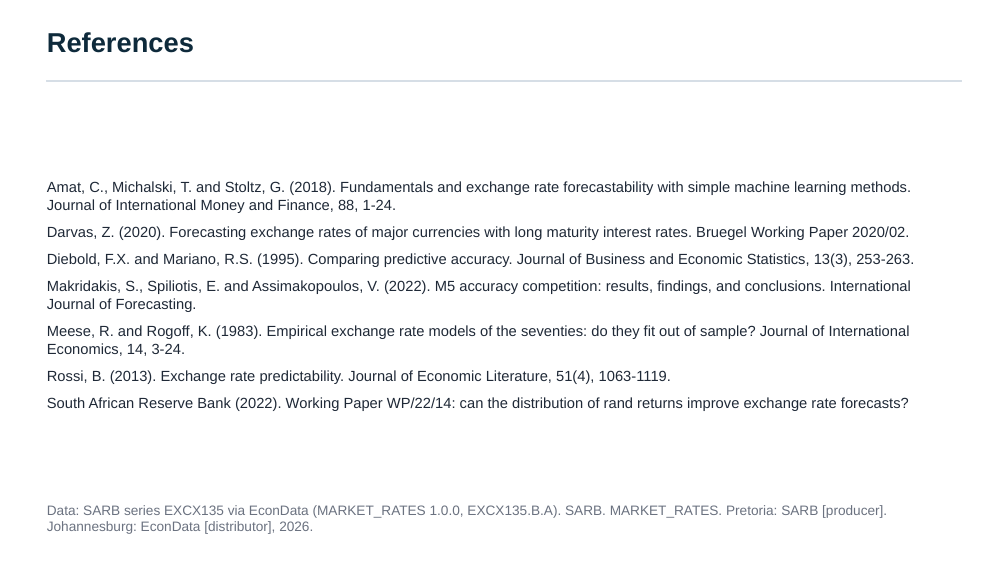
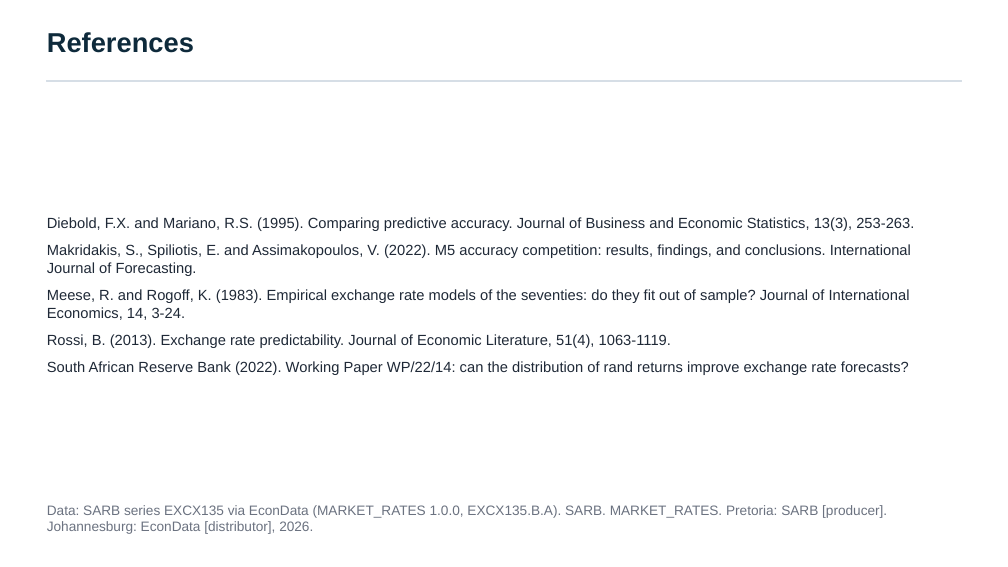
Before and after one commit to Aakashanil67/usdzar-forecasting, a slide deck: slide 7 of reports/presentation.pptx. Drawn at 1008x567 pixels with LibreOffice and Linux fonts; fonts in the diff are those of the drawing. Boxes give left, top, right and bottom in pixels: in the first picture for what was removed or moved away, otherwise in the second. Text is boxed around its words. In the diff, an @@ line names an element or a change of style, - is before the commit and + after.

```diff
--- a/reports/presentation.pptx
+++ b/reports/presentation.pptx
@@ text at bbox=[47, 181, 912, 240]: paragraphs removed @@
-Amat, C., Michalski, T. and Stoltz, G. (2018). Fundamentals and exchange rate forecastability with simple machine learning methods. Journal of International Money and Finance, 88, 1-24.
-Darvas, Z. (2020). Forecasting exchange rates of major currencies with long maturity interest rates. Bruegel Working Paper 2020/02.
```
Also in this commit, not shown: 5 other slides changed, 22 other files.
